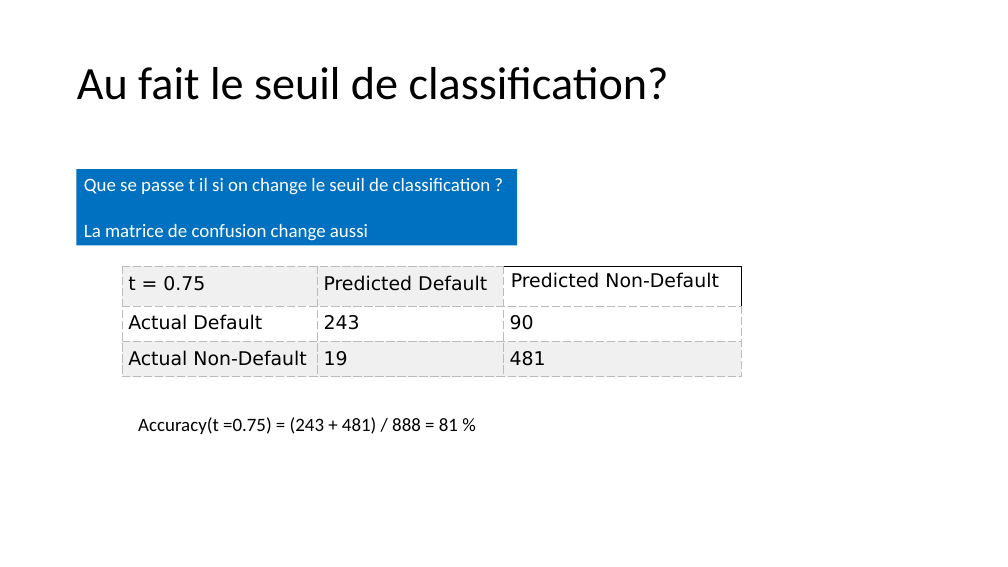
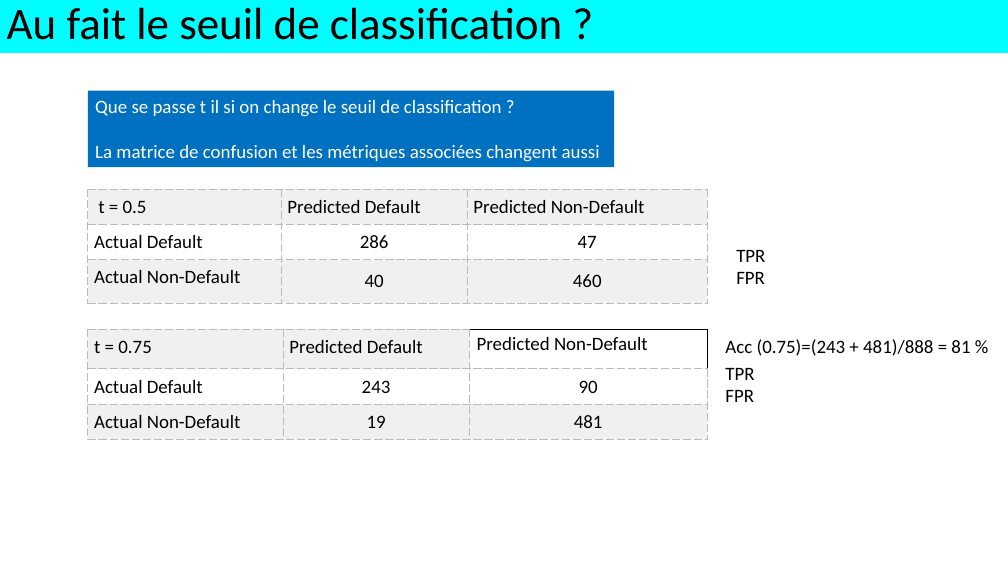
Before and after one commit to alexisperrier/XEmines_DataScience_2020, a slide deck: slide 16 of slides/XEM20_S1D4_Logistic_regression.pptx. Drawn at 1008x567 pixels with LibreOffice and Linux fonts; fonts in the diff are those of the drawing. Boxes give left, top, right and bottom in pixels: in the first picture for what was removed or moved away, otherwise in the second. Text is boxed around its words. In the diff, an @@ line names an element or a change of style, - is before the commit and + after.

```diff
--- a/slides/XEM20_S1D4_Logistic_regression.pptx
+++ b/slides/XEM20_S1D4_Logistic_regression.pptx
@@ rectangle "Au fait le seuil de ...": place and size @@
-rectangle "Au fait le seuil de ..." at (77, 67, 669, 100)
+rectangle "Au fait le seuil de ..." at (0, 0, 1008, 53)
@@ rectangle "Au fait le seuil de ..." at (0, 0, 1008, 53): fill none to #00FDFF @@
@@ text in rectangle at (7, 7, 562, 40): text changed; size 44 to 42.9 pt @@
-Au fait le seuil de classification?
+Au fait le seuil de classification ?
@@ rectangle "Que se passe t il ...": place and size @@
-rectangle "Que se passe t il ..." at (76, 169, 517, 246)
+rectangle "Que se passe t il ..." at (88, 91, 614, 167)
@@ text in rectangle at (95, 145, 600, 162): text changed @@
-La matrice de confusion change aussi
+La matrice de confusion et les métriques associées changent aussi
@@ table added at (88, 189, 708, 303), 3 rows, 3 columns @@
+t = 0.5 | Predicted Default | Predicted Non-Default
+Actual Default | 286 | 47
+Actual Non-Default | 40 | 460
@@ text added at (736, 250, 765, 284), 18 pt, text #000000 @@
+TPR
+FPR
@@ table at (88, 329, 707, 439) @@
@@ font DejaVu Sans to Calibri @@
@@ alignment left to centre @@
@@ table: place and size @@
-table at (122, 266, 741, 377)
+table at (88, 329, 707, 439)
@@ text at (725, 339, 970, 356): text changed @@
-Accuracy(t =0.75) = (243 + 481) / 888 = 81 %
+Acc (0.75)=(243 + 481)/888 = 81 %
@@ text added at (725, 368, 754, 402), 18 pt, text #000000 @@
+TPR
+FPR
```
Also in this commit, not shown: 19 other slides changed, 16 slides added, 3 slides removed, 10 other files.
